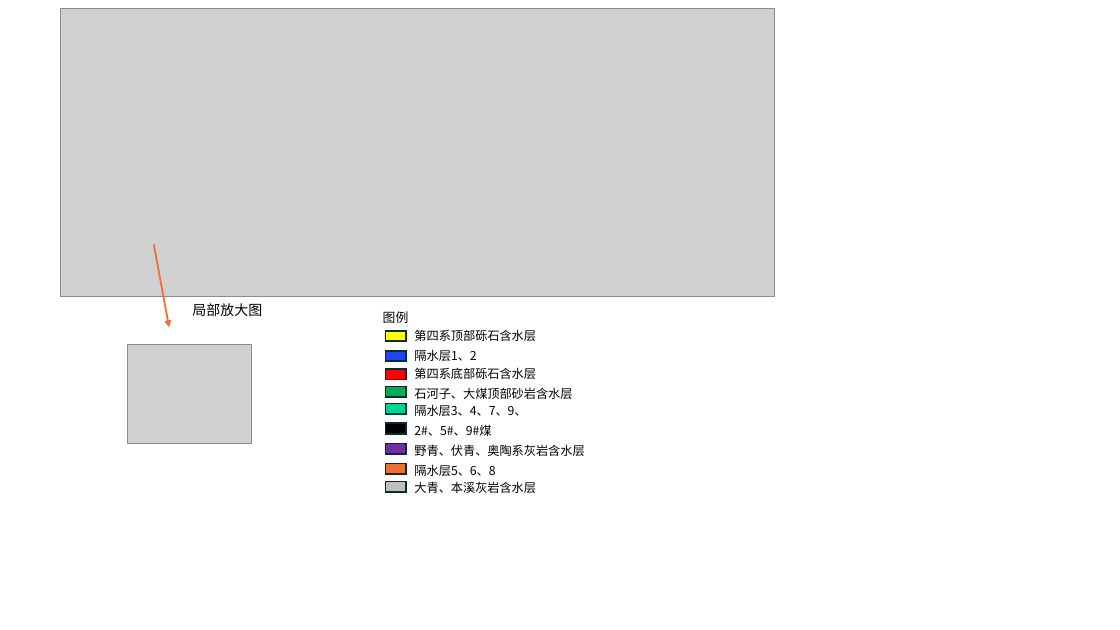
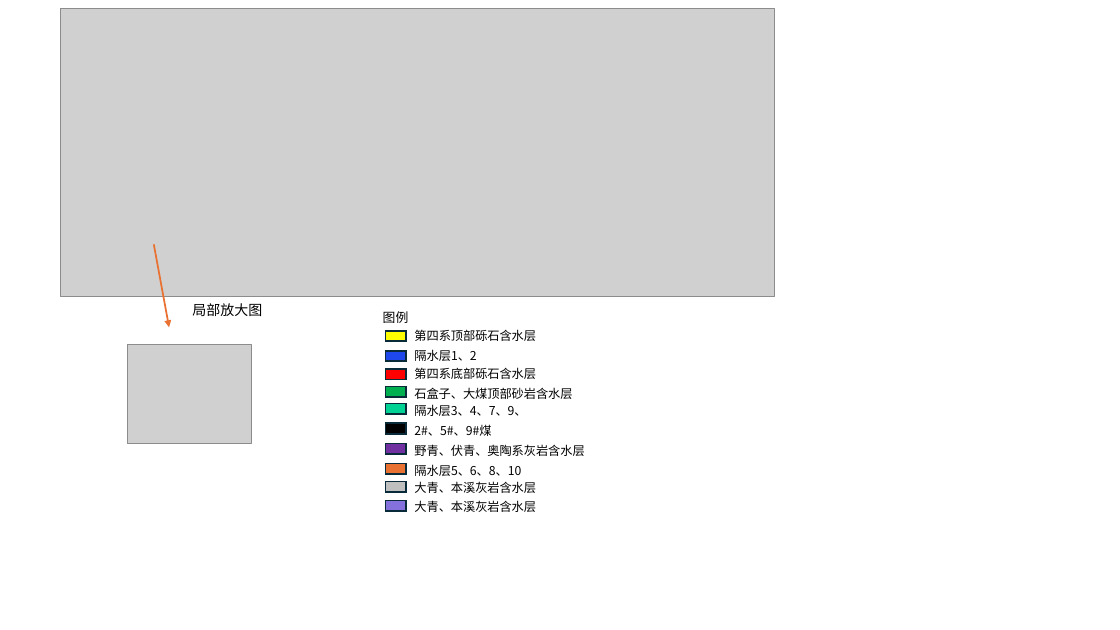
Before and after one commit to sonw7/tinConDelaunay, a slide deck: slide 26 of 演示文稿1.pptx. Drawn at 1120x630 pixels with LibreOffice and Linux fonts; fonts in the diff are those of the drawing; grey boxes stand for pictures. Boxes give left, top, right and bottom in pixels: in the first picture for what was removed or moved away, otherwise in the second. Text is boxed around its words. In the diff, an @@ line names an element or a change of style, - is before the commit and + after.

Commit message:
3-12-2

```diff
--- a/演示文稿1.pptx
+++ b/演示文稿1.pptx
@@ text at [414, 387, 572, 399]: text changed @@
-石河子、大煤顶部砂岩含水层
+石盒子、大煤顶部砂岩含水层
@@ text at [414, 464, 521, 476]: text changed @@
-隔水层5、6、8
+隔水层5、6、8、10
@@ rectangle added at [386, 501, 407, 512], fill #8571DC, outline #092A39 1.5 pt @@
@@ text added at [414, 500, 536, 512], 10.5 pt, text #000000 @@
+大青、本溪灰岩含水层
```
Also in this commit, not shown: 1 slide added.
